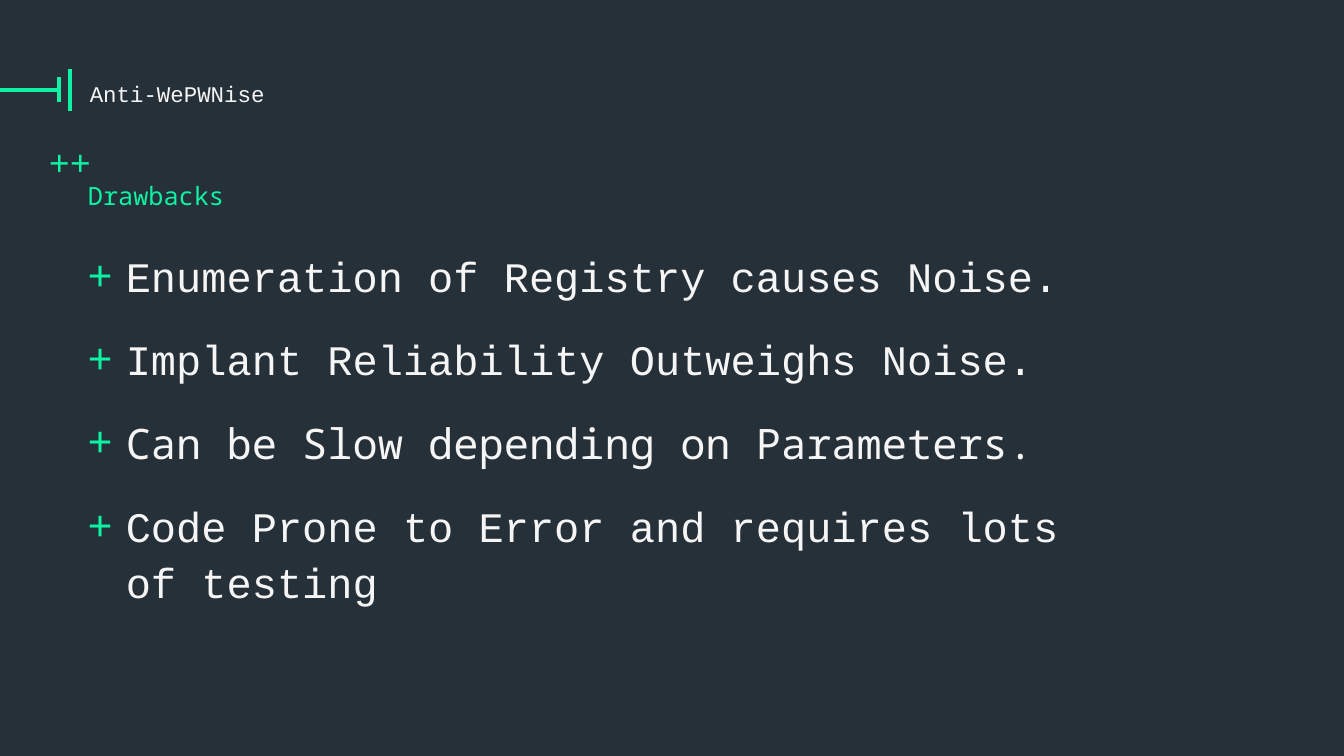
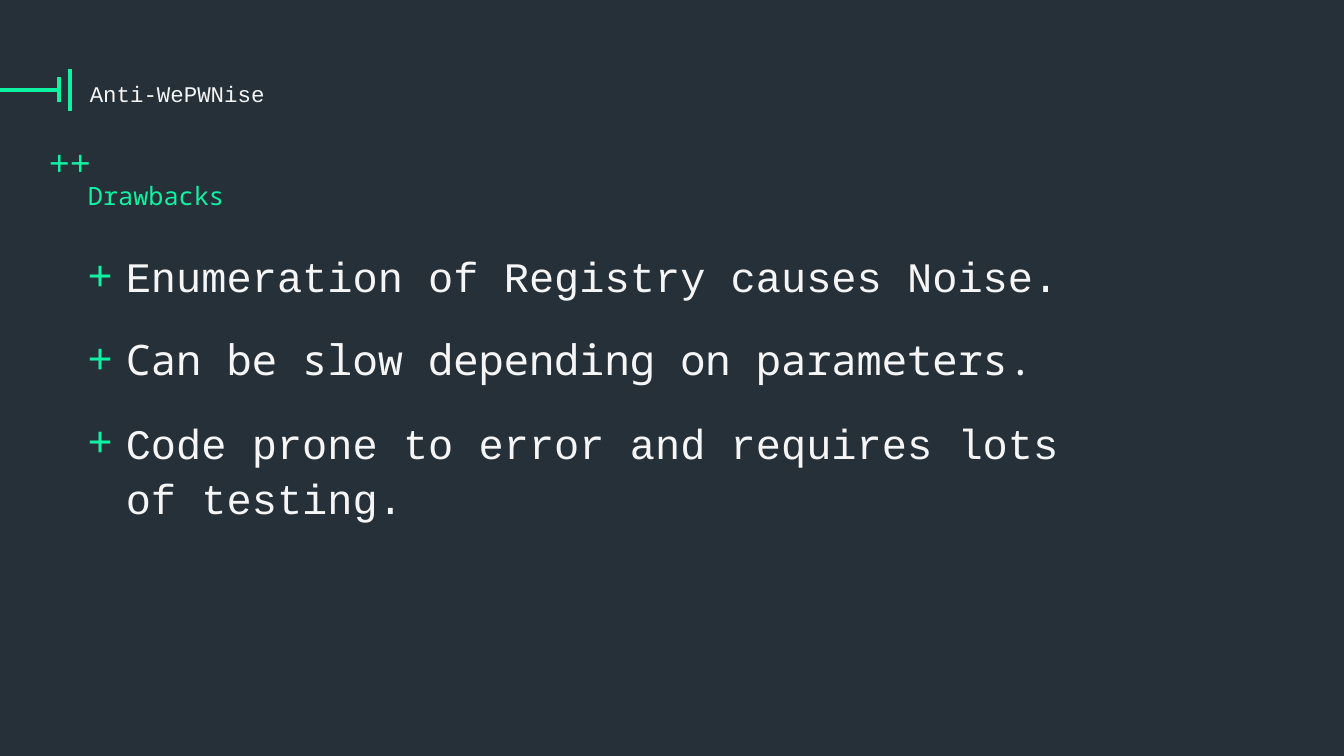
Before and after one commit to vysec/wepwnise-presentation, a slide deck: slide 35 of one-template-to-rule-them-all-v1.8.pptx (slide 37 before the commit). Drawn at 1344x756 pixels with LibreOffice and Linux fonts; fonts in the diff are those of the drawing; background and template pictures are left out. Boxes give left, top, right and bottom in pixels: in the first picture for what was removed or moved away, otherwise in the second. Text is boxed around its words. In the diff, an @@ line names an element or a change of style, - is before the commit and + after.

```diff
--- a/one-template-to-rule-them-all-v1.8.pptx
+++ b/one-template-to-rule-them-all-v1.8.pptx
@@ text at <box>126,343,1059,523</box>: text changed @@
-+ Implant Reliability Outweighs Noise.
-+ Can be Slow depending on Parameters.
-+ Code Prone to Error and requires lots of testing
++ Can be slow depending on parameters.
++ Code prone to error and requires lots of testing.
```
Also in this commit, not shown: 12 other slides changed, 1 slide added, 3 slides removed.
